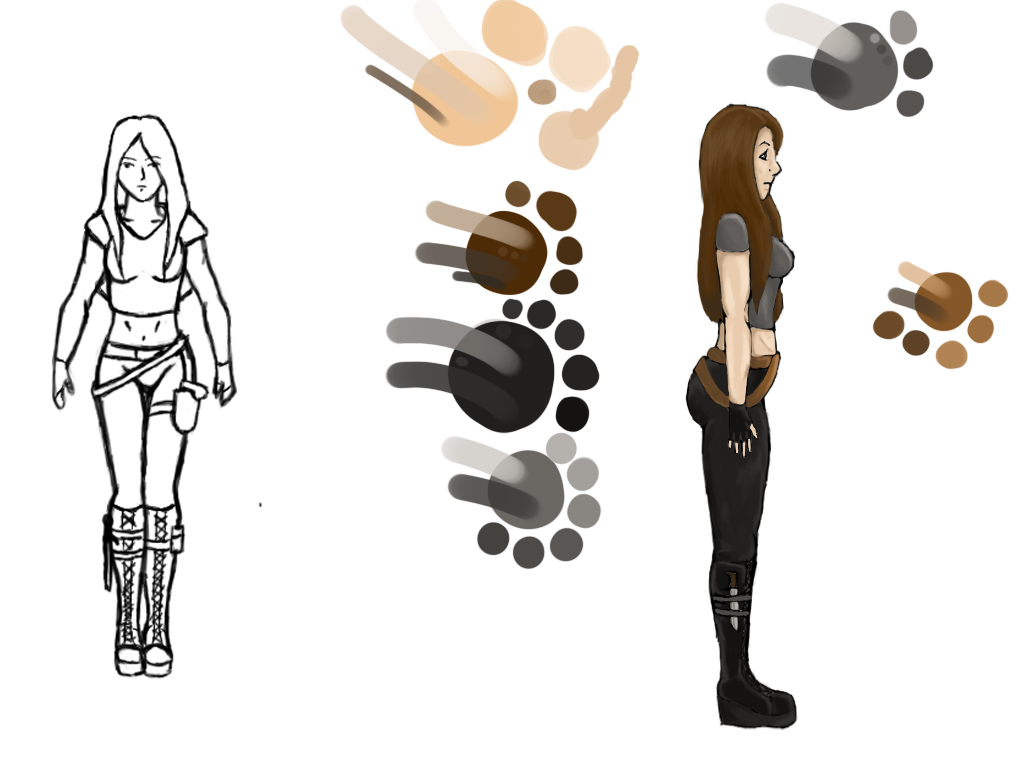
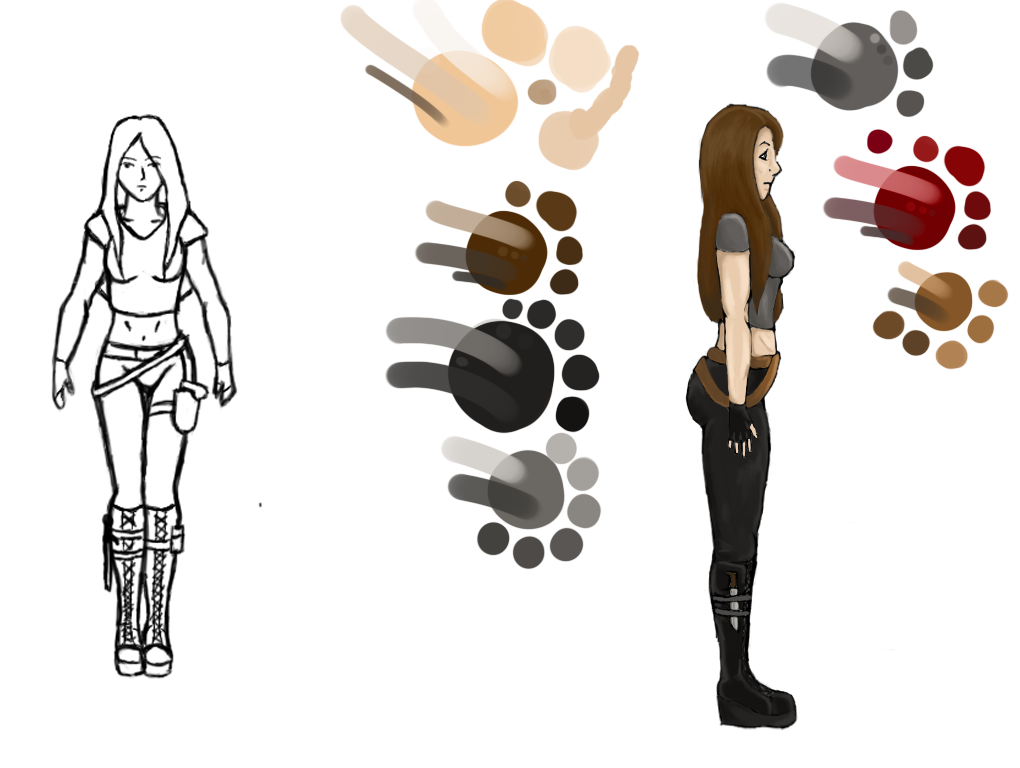
Revision of a layered 1020px x 768px image; what changed, layer by layer:
added layer "Layer 3" above "Hair copy" over (x1=822, y1=128, x2=992, y2=251)
painted on "Hair copy" over (x1=850, y1=522, x2=895, y2=651)
